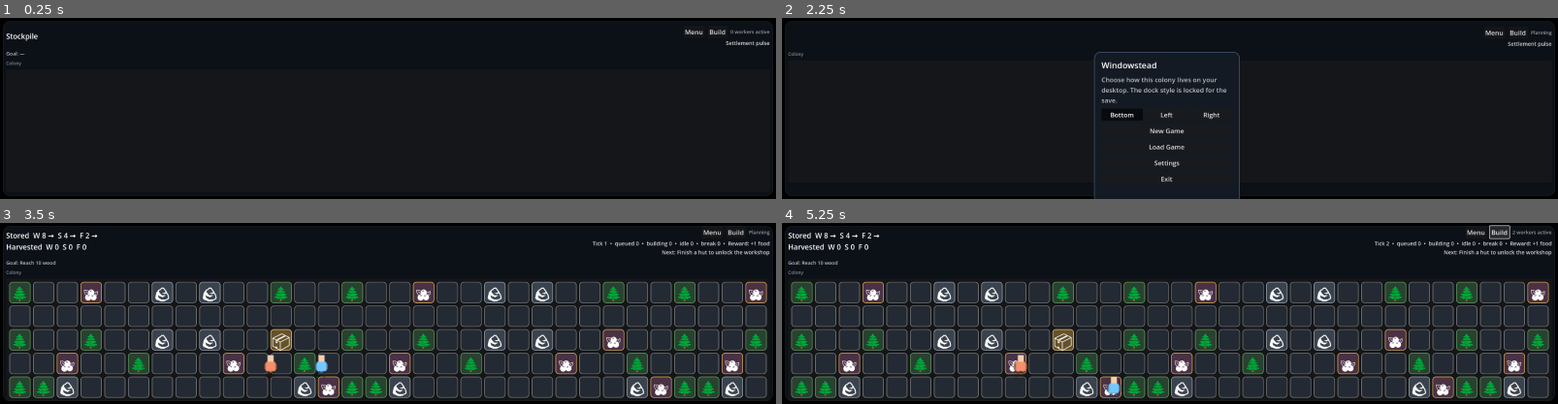
Above: before the commit, frames 1-4 (two rows, left to right).
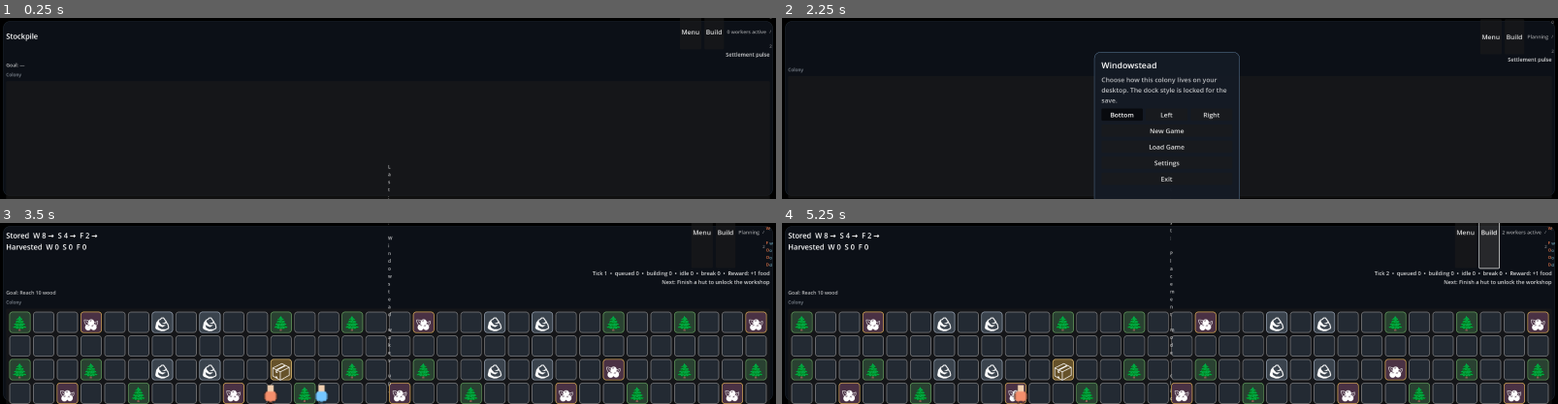
Above: after the commit, the same moments.

Repository: misospace/windowstead
Game: Godot game, scene res://scenes/main.tscn
Same seed, same stepped clock (60 frames per second), same inputs: the game is played once before the commit and once after it.
Inputs:
- Up to frame 1 (0.25 s): no input
- Up to frame 2 (2.25 s): click "Menu" at 0.5 s; click "Load" at 1.25 s; click "New Game" at 2 s
- Up to frame 3 (3.5 s): click "New Game" at 2.75 s
- Up to frame 4 (5.25 s): click "Build" at 3.5 s; click "+ Place Hut • 6 wood / 2 stone" at 4.25 s; click "Cancel Build" at 5 s

The runs differ from the first frame. In frame 1, 0.5% of the frame differs, in the area x 0-100%, y 0-100%; in frame 2, 0.5%; in frame 3, 41%; in frame 4, 41%.
Error before the commit: Invalid access to property or key 'resources' on a base object of type 'Dictionary'. (res://scripts/main.gd:1009)
Error after the commit: Invalid access to property or key 'resources' on a base object of type 'Dictionary'. (res://scripts/main.gd:1022)

Commit message:
feat: add compact event log drawer + HUD row (issues #139, #146, #147, #148) (#174)
* feat: show worker cap, upkeep warning, and active goal in compact HUD row

Add three new HUD row labels (HudWorkerCap, HudFoodWarning, HudGoalLabel)
to the main scene, displaying:

- Worker count / cap (e.g. '1 / 3')
- Food/upkeep warning when food is low or starving (⚠ LOW FOOD, ⚠ STARVING)
- Active rotating goal name and progress (e.g. 'Goal: Wood (5/10)')

render_hud_row() is called from render_all() alongside existing render_* functions.
Food warning only shown when relevant (low/starving). Goal progress hidden when
no active goal or when complete.

* feat: goal completion events to log + bounded log tests (issue #139)

* fix: add missing EventDrawer nodes to main scene

Add EventDrawerLabel, EventDrawerPanel, EventDrawerMargin, and
EventDrawerLog nodes that are referenced by @onready vars in
scripts/main.gd but were missing from the scene file.

Without these nodes, Godot crashes at scene load with:
'Nonexistent function 'visible' in base 'null instance''

Fixes #139

* fix: rename shadowed 'cap' variable in render_hud_row (issue #139)

* fix: accept Variant in _assert_empty for bounded log test

The bounded_event_log test passes an Array to _assert_empty, but the
function signature only accepted Dictionary. Change parameter type to
Variant so both Dictionaries and Arrays work.

* chore: trigger fresh AI review after test fix

* chore: re-trigger AI review on latest code

* chore: re-trigger AI review on latest code

Diff:
--- a/scenes/main.tscn
+++ b/scenes/main.tscn
@@ -96,8 +96,35 @@
 text = "2 workers active"
 modulate = Color(1, 1, 1, 0.6)
 
+[node name="HudWorkerCap" type="Label" parent="Backdrop/Margin/Root/Left/HudRow"]
+unique_name_in_owner = true
+layout_mode = 2
+text = "0 / 2"
+autowrap_mode = 3
+modulate = Color(1, 1, 1, 0.5)
+theme_override_font_sizes/font_size = 11
+
+[node name="HudFoodWarning" type="Label" parent="Backdrop/Margin/Root/Left/HudRow"]
+unique_name_in_owner = true
+layout_mode = 2
+text = ""
+visible = false
+autowrap_mode = 3
+modulate = Color(1, 0.5, 0.3, 0.9)
+theme_override_font_sizes/font_size = 11
+
+
+[node name="HudGoalLabel" type="Label" parent="Backdrop/Margin/Root/Left/HudRow"]
+unique_name_in_owner = true
+layout_mode = 2
+text = ""
+visible = false
+autowrap_mode = 3
+modulate = Color(0.6, 0.9, 1, 0.7)
+theme_override_font_sizes/font_size = 11
 [node name="ActivityLabel" type="Label" parent="Backdrop/Margin/Root/Left"]
 unique_name_in_owner = true
+
 layout_mode = 2
 text = "Activity"
 autowrap_mode = 3
@@ -539,3 +566,47 @@
 layout_mode = 2
 size_flags_horizontal = 3
 text = "Reset"
+
+[node name="EventDrawerLabel" type="Label" parent="."]
+unique_name_in_owner = true
+layout_mode = 1
+anchors_preset = 8
+anchor_top = 1.0
+anchor_bottom = 1.0
+offset_left = 20.0
+offset_top = -40.0
+offset_right = -20.0
+offset_bottom = -10.0
+text = "Last: —"
+autowrap_mode = 3
+modulate = Color(1, 1, 1, 0.75)
+theme_override_font_sizes/font_size = 12
+
+[node name="EventDrawerPanel" type="PanelContainer" parent="."]
+unique_name_in_owner = true
+visible = false
+layout_mode = 1
+anchors_preset = 8
+anchor_top = 1.0
+anchor_bottom = 1.0
+offset_left = 20.0
+offset_top = -350.0
+offset_right = -20.0
+offset_bottom = -45.0
+
+[node name="EventDrawerMargin" type="MarginContainer" parent="./EventDrawerPanel"]
+layout_mode = 2
+theme_override_constants/margin_left = 6
+theme_override_constants/margin_top = 6
+theme_override_constants/margin_right = 6
+theme_override_constants/margin_bottom = 6
+
+[node name="EventDrawerLog" type="Label" parent="./EventDrawerPanel/EventDrawerMargin"]
+unique_name_in_owner = true
+layout_mode = 2
+size_flags_horizontal = 3
+size_flags_vertical = 3
+autowrap_mode = 3
+text = "No events yet."
+theme_override_font_sizes/font_size = 11
+modulate = Color(1, 1, 1, 0.7)
--- a/scripts/main.gd
+++ b/scripts/main.gd
@@ -49,6 +49,12 @@
 @onready var dock_side_option: OptionButton = %DockSideOption
 @onready var tick_speed_slider: HSlider = %TickSpeedSlider
 @onready var tick_speed_value: Label = %TickSpeedValue
+@onready var hud_worker_cap: Label = %HudWorkerCap
+@onready var hud_food_warning: Label = %HudFoodWarning
+@onready var hud_goal_label: Label = %HudGoalLabel
+@onready var event_drawer_label: Label = %EventDrawerLabel
+@onready var event_drawer_panel: PanelContainer = %EventDrawerPanel
+@onready var event_drawer_log: Label = %EventDrawerLog
 
 var tile_views: Array[Dictionary] = []
 var state: Dictionary = {}
@@ -87,6 +93,7 @@
 var game_active := false
 var active_goal: Dictionary = {}
 var completed_goal_ids: Array = []
+var event_drawer_visible := false
 
 func make_panel_style(bg: Color, border: Color, corner_radius: int = 12) -> StyleBoxFlat:
 	var style := StyleBoxFlat.new()
@@ -671,6 +678,12 @@
 	%BuildDownButton.pressed.connect(func() -> void: move_priority("build", 1))
 	tick_speed_slider.value_changed.connect(_on_tick_speed_changed)
 	%SettingsCloseButton.pressed.connect(close_settings)
+	# Event drawer toggle (issue #139)
+	event_drawer_label.mouse_filter = Control.MOUSE_FILTER_STOP
+	event_drawer_label.gui_input.connect(func(event):
+		if event is InputEventMouseButton and event.pressed and event.button_index == MOUSE_BUTTON_LEFT:
+			toggle_event_drawer()
+	)
 	%RecruitButton.pressed.connect(_on_recruit_worker_pressed)
 
 func load_or_boot() -> void:
@@ -1340,9 +1353,11 @@
 
 	# Check goal completion and rotate
 	if not active_goal.is_empty() and RotatingGoal.is_goal_complete(active_goal):
+		var goal_id = String(active_goal.get("id", "unknown"))
 		var new_goal = RotatingGoal.rotate_after_completion(active_goal, completed_goal_ids)
 		completed_goal_ids.append(active_goal["id"])
 		active_goal = new_goal
+		push_event("Goal completed: %s. The colony moves on." % goal_id)
 	persist()
 	state.workers = state.workers
 	render_all()
@@ -1735,8 +1750,64 @@
 	render_worker_overlay()
 	render_goal()
 	render_sidebar()
+	render_hud_row()
+	render_event_drawer()
 	render_build_buttons()
 	render_stance_toggle()
+
+
+func render_hud_row() -> void:
+	"""Render compact HUD row: worker cap, food warning, active goal progress."""
+	if not is_instance_valid(hud_worker_cap):
+		return
+
+	var current_workers := active_worker_count()
+	var worker_cap_count := get_worker_cap()
+	hud_worker_cap.text = "%d / %d" % [current_workers, worker_cap_count]
+	hud_worker_cap.visible = true
+
+	# Food/upkeep warning — only show when relevant (low or starving)
+	if is_instance_valid(hud_food_warning):
+		var food_level := get_low_food_level()
+		match food_level:
+			"starving":
+				hud_food_warning.text = "⚠ STARVING"
+				hud_food_warning.visible = true
+			"low":
+				hud_food_warning.text = "⚠ LOW FOOD"
+				hud_food_warning.visible = true
+			_:
+				hud_food_warning.visible = false
+
+	# Active goal progress — show compactly in HUD row
+	if is_instance_valid(hud_goal_label):
+		if not active_goal.is_empty():
+			var goal_type := String(active_goal.get("type", ""))
+			var progress := int(active_goal.get("current_progress", 0))
+			var target := int(active_goal.get("target", {}).get("amount", 0))
+			var is_complete := RotatingGoal.is_goal_complete(active_goal)
+
+			var goal_text := ""
+			match goal_type:
+				RotatingGoal.GOAL_TYPE_RESOURCE:
+					var resource := String(active_goal.get("target", {}).get("resource", ""))
+					goal_text = "Goal: %s" % resource
+				RotatingGoal.GOAL_TYPE_BUILD:
+					var build_kind := String(active_goal.get("target", {}).get("build_kind", ""))
+					goal_text = "Build: %s" % cap(build_kind)
+				RotatingGoal.GOAL_TYPE_BUILD_COMPLETE:
+					goal_text = "Goal: Finish a build"
+
+			# Add progress only when useful (not at 0, not complete)
+			if target > 0 and progress > 0 and not is_complete:
+				goal_text += " (%d/%d)" % [progress, target]
+			elif is_complete:
+				goal_text += " ✓"
+
+			hud_goal_label.text = goal_text
+			hud_goal_label.visible = true
+		else:
+			hud_goal_label.visible = false
 
 func render_world() -> void:
 	for y in grid_h:
@@ -2257,6 +2328,35 @@
 			return true
 	return false
 
+
+func toggle_event_drawer() -> void:
+	event_drawer_visible = not event_drawer_visible
+	event_drawer_panel.visible = event_drawer_visible
+	render_all()
+
+
+func render_event_drawer() -> void:
+	"""Render the compact event drawer: collapsed label + expanded log."""
+	if not is_instance_valid(event_drawer_label):
+		return
+
+	# Update collapsed label with latest event
+	var events = state.get("events", [])
+	if not events.is_empty():
+		var latest_text = String(events[0].get("text", "—"))
+		event_drawer_label.text = "Last: " + latest_text
+	else:
+		event_drawer_label.text = "Last: —"
+
+	# Update expanded log with recent history (last 6 events)
+	if is_instance_valid(event_drawer_log):
+		var lines := []
+		for i in range(mini(events.size(), 6)):
+			var entry = events[i]
+			lines.append("t%02d  %s" % [int(entry.tick), String(entry.get("text", ""))])
+		event_drawer_log.text = "\n".join(lines) if not lines.is_empty() else "No events yet."
+
+
 func push_event(text: String) -> void:
 	state.events.push_front({"tick": tick, "text": text})
 	while state.events.size() > 8:
--- a/tests/test_runner.gd
+++ b/tests/test_runner.gd
@@ -24,6 +24,7 @@
 	test_save_version_tracking(game_state)
 	test_settings_roundtrip(game_state)
 	test_event_log(game_state)
+	test_bounded_event_log(game_state)
 	test_clear_game(game_state)
 	test_save_migration_hardening(game_state)
 	test_resource_reservations(game_state)
@@ -63,7 +64,7 @@
 	_assert(not d.is_empty(), name, "dictionary should not be empty")
 
 
-func _assert_empty(d: Dictionary, name: String) -> void:
+func _assert_empty(d: Variant, name: String) -> void:
 	_assert(d.is_empty(), name, "dictionary should be empty")
 
 
@@ -376,6 +377,37 @@
 	_assert_eq(loaded_events[2].get("text", ""), "Hut built", "event_log: last event text")
 
 
+
+func test_bounded_event_log(gs: Node) -> void:
+	print("")
+	print("--- bounded event log ---")
+
+	# Simulate push_event bounded behavior: max 8 events, LIFO eviction
+	var events := []
+	const MAX_EVENTS := 8
+
+	for i in range(12):
+		events.push_front({"tick": i, "text": "Event %d" % i})
+		while events.size() > MAX_EVENTS:
+			events.pop_back()
+
+	_assert_eq(events.size(), MAX_EVENTS, "bounded_event_log: capped at 8")
+	# First event should be the most recent (11), last should be oldest kept (4)
+	_assert_eq(int(events[0].get("tick", -1)), 11, "bounded_event_log: first is newest (11)")
+	_assert_eq(int(events[MAX_EVENTS - 1].get("tick", -1)), 4, "bounded_event_log: last is oldest kept (4)")
+
+	# Verify eviction count: 12 pushed - 8 kept = 4 evicted
+	var evicted_count := 12 - MAX_EVENTS
+	_assert_eq(evicted_count, 4, "bounded_event_log: 4 events evicted")
+
+	# Empty log stays empty
+	var empty_events := []
+	_assert_empty(empty_events, "bounded_event_log: empty log is empty")
+
+	# Single event fits without eviction
+	empty_events.push_front({"tick": 0, "text": "Single"})
+	_assert_eq(empty_events.size(), 1, "bounded_event_log: single event size 1")
+
 func test_clear_game(gs: Node) -> void:
 	print("")
 	print("--- clear game ---")
Not shown: 1 places in scenes/main.tscn that only renumber resources
Not shown, changed: README.md
